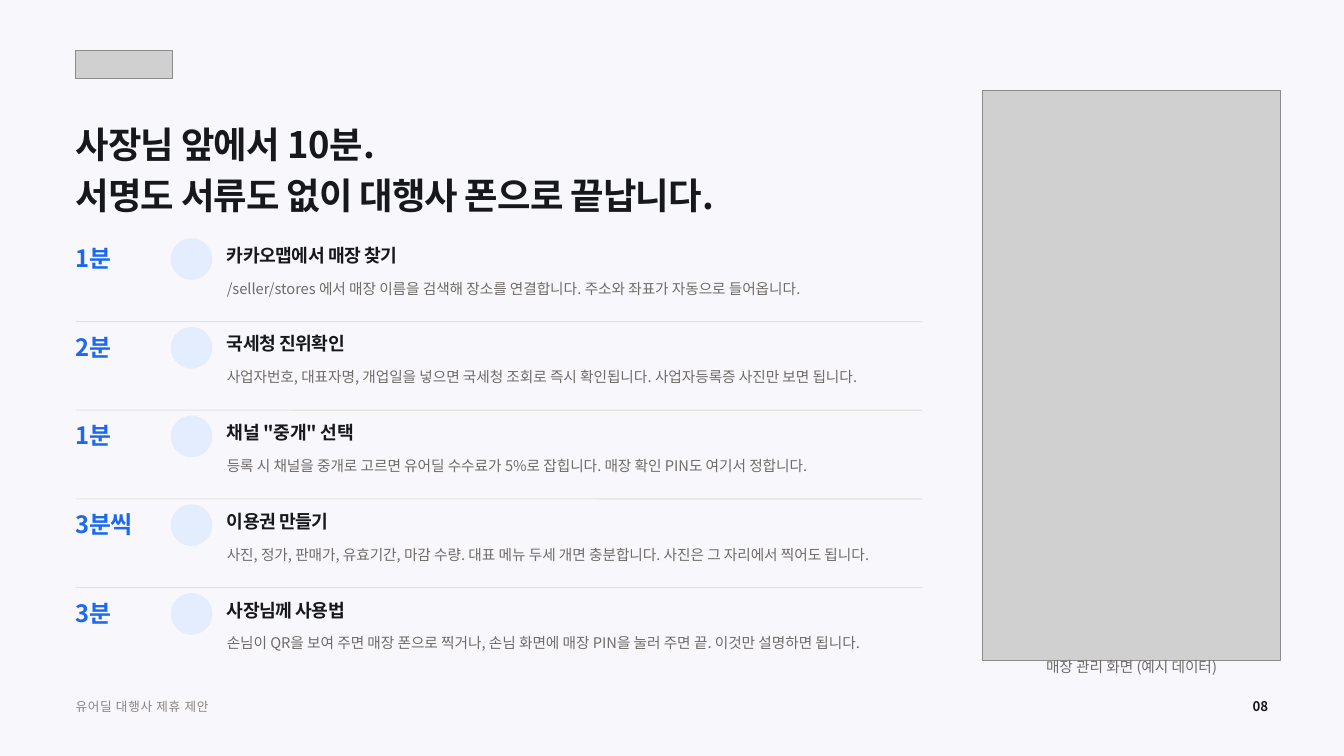
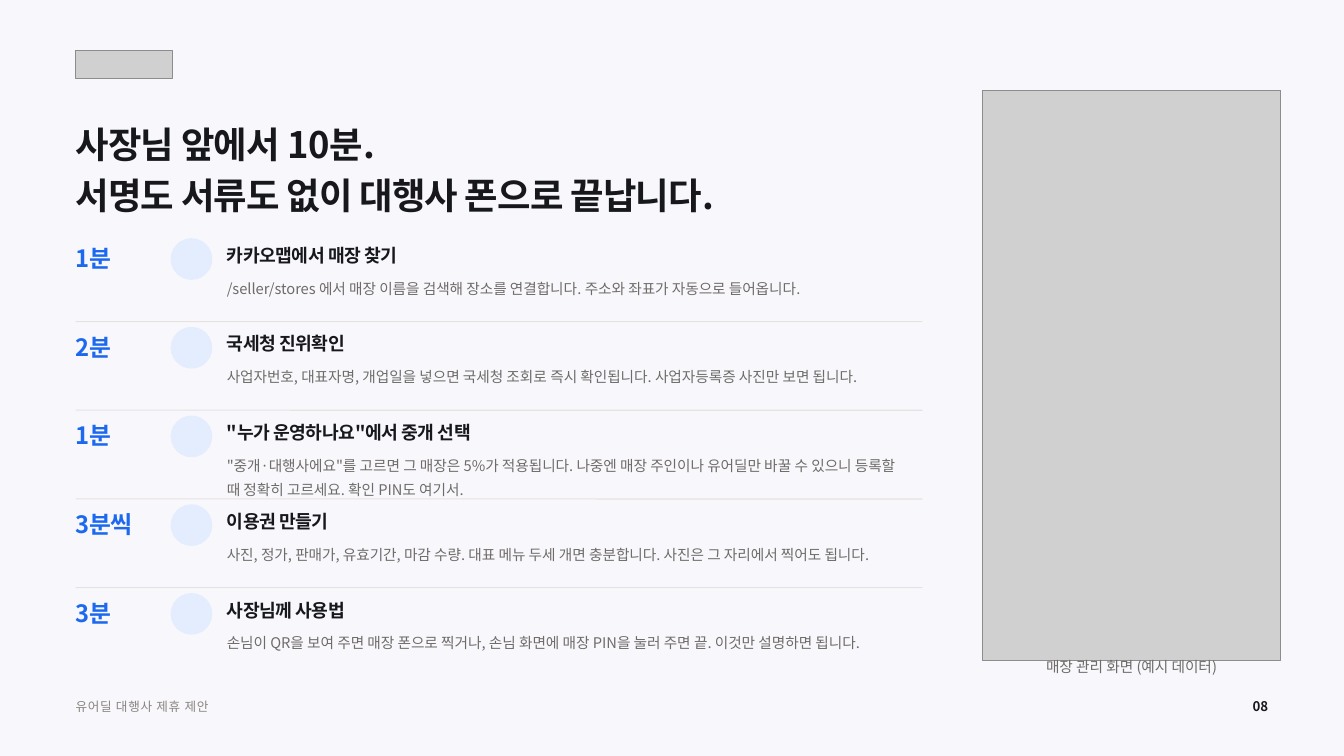
Before and after one commit to tobe2111/ur-live, a slide deck: slide 8 of docs/business/proposals/urdeal-agency-proposal.pptx. Drawn at 1344x756 pixels with LibreOffice and Linux fonts; fonts in the diff are those of the drawing; grey boxes stand for pictures; background and template pictures are left out. Boxes give left, top, right and bottom in pixels: in the first picture for what was removed or moved away, otherwise in the second. Text is boxed around its words. In the diff, an @@ line names an element or a change of style, - is before the commit and + after.

```diff
--- a/docs/business/proposals/urdeal-agency-proposal.pptx
+++ b/docs/business/proposals/urdeal-agency-proposal.pptx
@@ text at [227, 423, 471, 441]: text changed @@
-채널 "중개" 선택
+"누가 운영하나요"에서 중개 선택
@@ text at [227, 459, 895, 496]: text changed @@
-등록 시 채널을 중개로 고르면 유어딜 수수료가 5%로 잡힙니다. 매장 확인 PIN도 여기서 정합니다.
+"중개·대행사에요"를 고르면 그 매장은 5%가 적용됩니다. 나중엔 매장 주인이나 유어딜만 바꿀 수 있으니 등록할 때 정확히 고르세요. 확인 PIN도 여기서.
```
Also in this commit, not shown: 7 other slides changed, 3 slides added, 2 slides removed, 5 other files.
